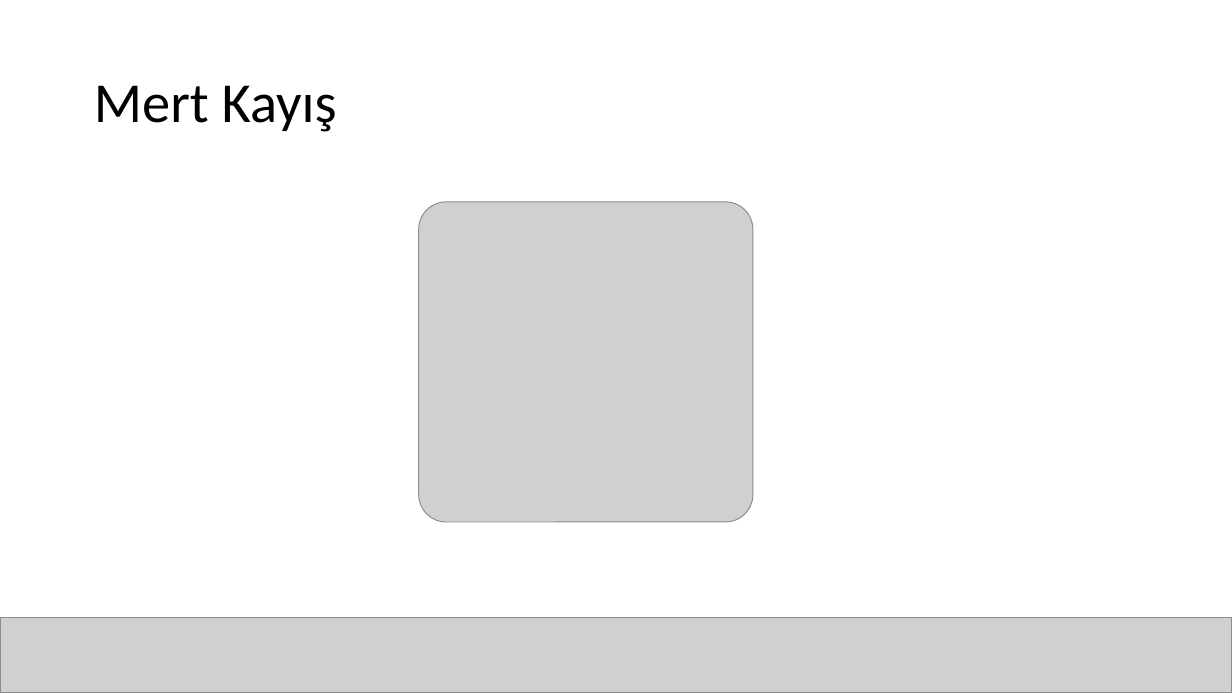
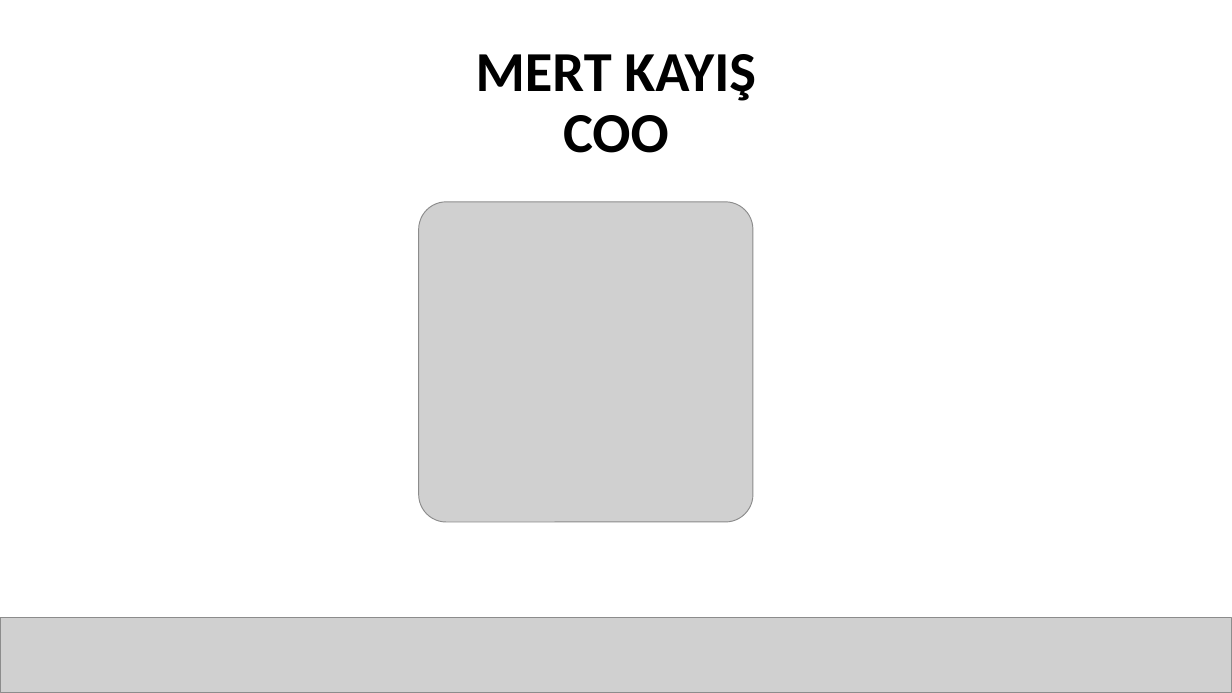
Before and after one commit to canerpotur/TROY-TECH, a slide deck: slide 2 of Troy Tech - Presentation/TROY Mert.pptx. Drawn at 1232x693 pixels with LibreOffice and Linux fonts; fonts in the diff are those of the drawing; grey boxes stand for pictures. Boxes give left, top, right and bottom in pixels: in the first picture for what was removed or moved away, otherwise in the second. Text is boxed around its words. In the diff, an @@ line names an element or a change of style, - is before the commit and + after.

```diff
--- a/Troy Tech - Presentation/TROY Mert.pptx
+++ b/Troy Tech - Presentation/TROY Mert.pptx
@@ title at [476,54,755,153]: text changed; bold on @@
-Mert Kayış
+MERT KAYIŞ
+COO
```
Also in this commit, not shown: 1 other slide changed.
